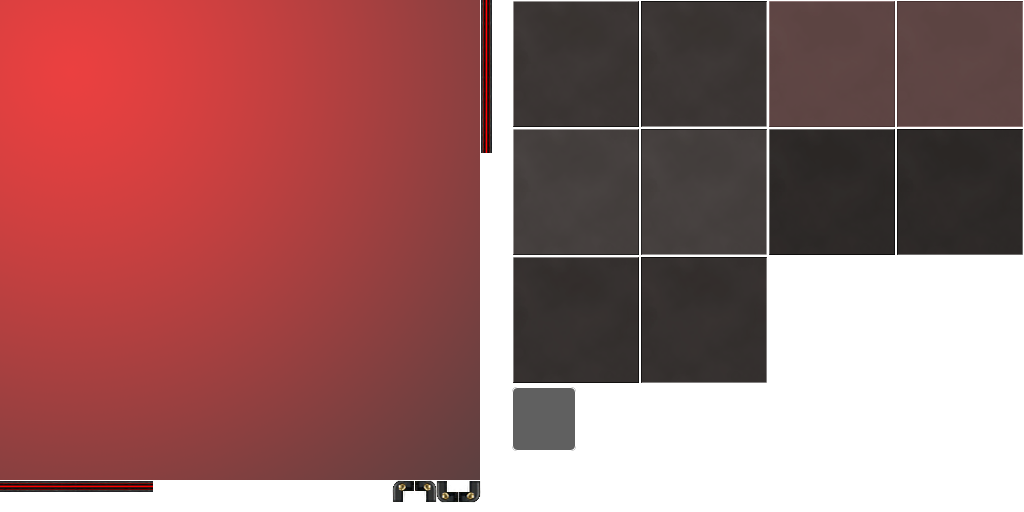
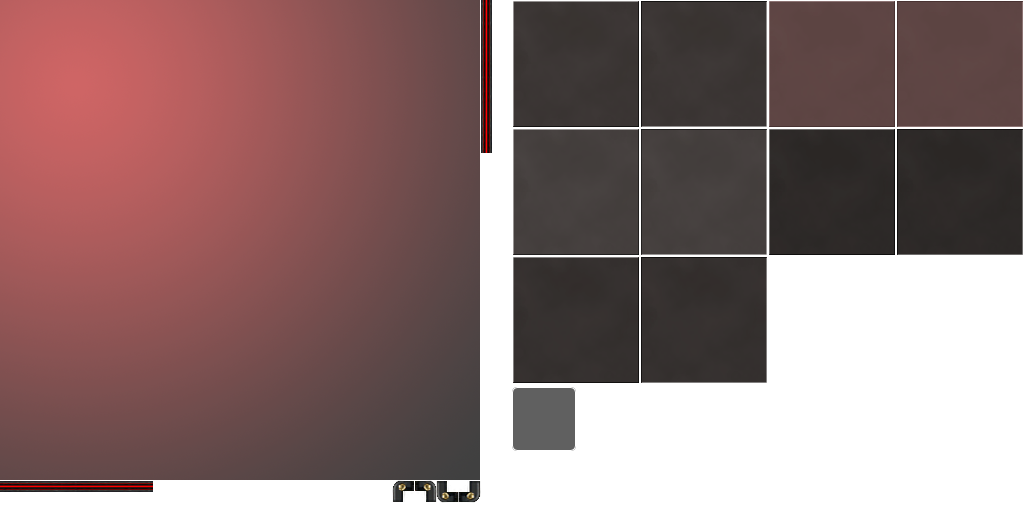
The second w=1024, h=512 image is a revision of the first. Changes to its layers:
painted on "图层 3" over [0, 0, 480, 480]
